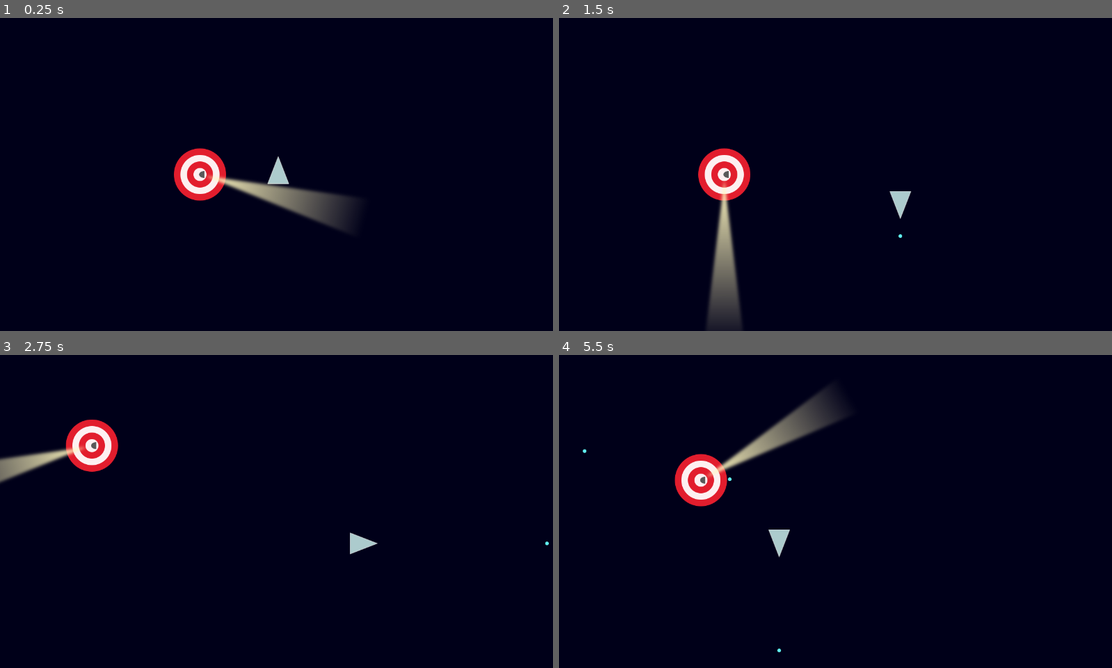
Above: before the commit, frames 1-4 (two rows, left to right).
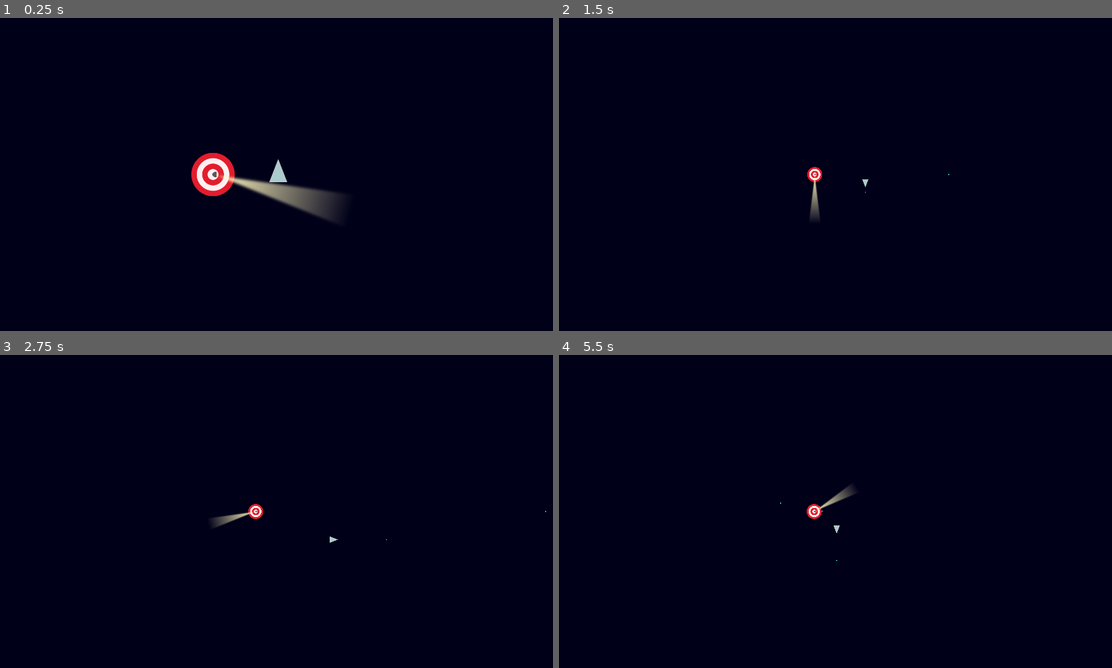
Above: after the commit, the same moments.

Repository: lmbarros/LD46-TheLighthouseAtTheEndOfTheUniverse
Game: Godot game, scene res://screens/PlayfieldScreen.tscn
The game is run twice, just before and just after one commit, with the same random seed, the same clock (stepped at 60 frames per second) and the same inputs.
Inputs:
- Up to frame 1 (0.25 s): no input
- Up to frame 2 (1.5 s): tap Enter at 0.5 s; hold Right (moveRight) 0.53-1.28 s; tap Ctrl (fire) at 0.6, 1.35 s; hold Down (moveDown) from 1.28 s (still down)
- Up to frame 3 (2.75 s): release Down (moveDown) at 2.03 s; hold Right (moveRight) from 2.03 s (still down); tap Ctrl (fire) at 2.1 s
- Up to frame 4 (5.5 s): release Right (moveRight) at 2.78 s; hold Up (moveUp) 2.78-3.53 s; tap Ctrl (fire) every 0.75 s from 2.85 to 5.1 s; hold Left (moveLeft) 3.53-5.03 s; hold Down (moveDown) from 5.03 s (still down)

The runs differ from the first frame. In frame 1, 2.0% of the frame differs, in the area x 31-64%, y 41-68%; in frame 2, 3.4%; in frame 3, 2.4%; in frame 4, 3.5%, in the area x 4-54%, y 10-96%.

Commit message:
Nicer camera

Diff:
--- a/src/characters/Player.gd
+++ b/src/characters/Player.gd
@@ -5,6 +5,9 @@
 
 # Hit points. Player dies if <= 0.0.
 var _hp: float = 10.0
+
+# Current velocity
+var _velocity = Vector2(0, 0)
 
 onready var _bulletClass = preload("res://bullets/WeakBullet.tscn")
 
@@ -14,24 +17,28 @@
 
 
 func _processMove() -> void:
-	var velocity := Vector2(
+	_velocity = Vector2(
 		Input.get_action_strength("moveRight") - Input.get_action_strength("moveLeft"),
 		Input.get_action_strength("moveDown") - Input.get_action_strength("moveUp"))
 
 	# If using keys, diagonals will be [1, 1]. Clamp to unit vector.
-	if velocity.length_squared() > 1.0:
-		velocity = velocity.normalized()
+	if _velocity.length_squared() > 1.0:
+		_velocity = _velocity.normalized()
 
 	# No need to multiply by delta (this is implied by move_and_slide)
-	velocity *= TOP_SPEED
+	_velocity *= TOP_SPEED
 
-	if velocity.length_squared() > 0:
-		rotation = velocity.angle()
+	if _velocity.length_squared() > 0:
+		rotation = _velocity.angle()
 
-	move_and_slide(velocity)
+	move_and_slide(_velocity)
 
 
 func _processFire() -> void:
 	if Input.is_action_just_pressed("fire"):
 		var bullet = _bulletClass.instance()
 		bullet.fire(self)
+
+
+func getSpeed() -> float:
+	return _velocity.length()
--- a/src/misc/PlayfieldCamera.gd
+++ b/src/misc/PlayfieldCamera.gd
@@ -1 +1,33 @@
 extends Camera2D
+
+const MIN_ZOOM := 1.2
+const MAX_ZOOM := 3.5
+
+const MIN_ZOOM_SPEED := 0
+const MAX_ZOOM_SPEED := 300
+
+const ZOOM_DECREASE_SPEED := 0.8
+const ZOOM_INCREASE_SPEED := ZOOM_DECREASE_SPEED * 3.0
+
+const ZOOM_EPSILON = 0.05
+
+var _targetZoom := MIN_ZOOM
+var _zoom := _targetZoom
+
+func _process(delta: float) -> void:
+	var speed = G.gs.player.getSpeed()
+
+	_targetZoom = lerp(MIN_ZOOM, MAX_ZOOM,
+		speed / (MAX_ZOOM_SPEED - MIN_ZOOM_SPEED))
+
+	_targetZoom = clamp(_targetZoom, MIN_ZOOM, MAX_ZOOM)
+
+	if _targetZoom < _zoom:
+		_zoom -= ZOOM_DECREASE_SPEED * delta
+	elif _targetZoom > _zoom:
+		_zoom += ZOOM_INCREASE_SPEED * delta
+
+	_zoom = clamp(_zoom, MIN_ZOOM, MAX_ZOOM)
+
+	if abs(_targetZoom - zoom.x) >= ZOOM_EPSILON:
+		zoom = Vector2(_zoom, _zoom)
